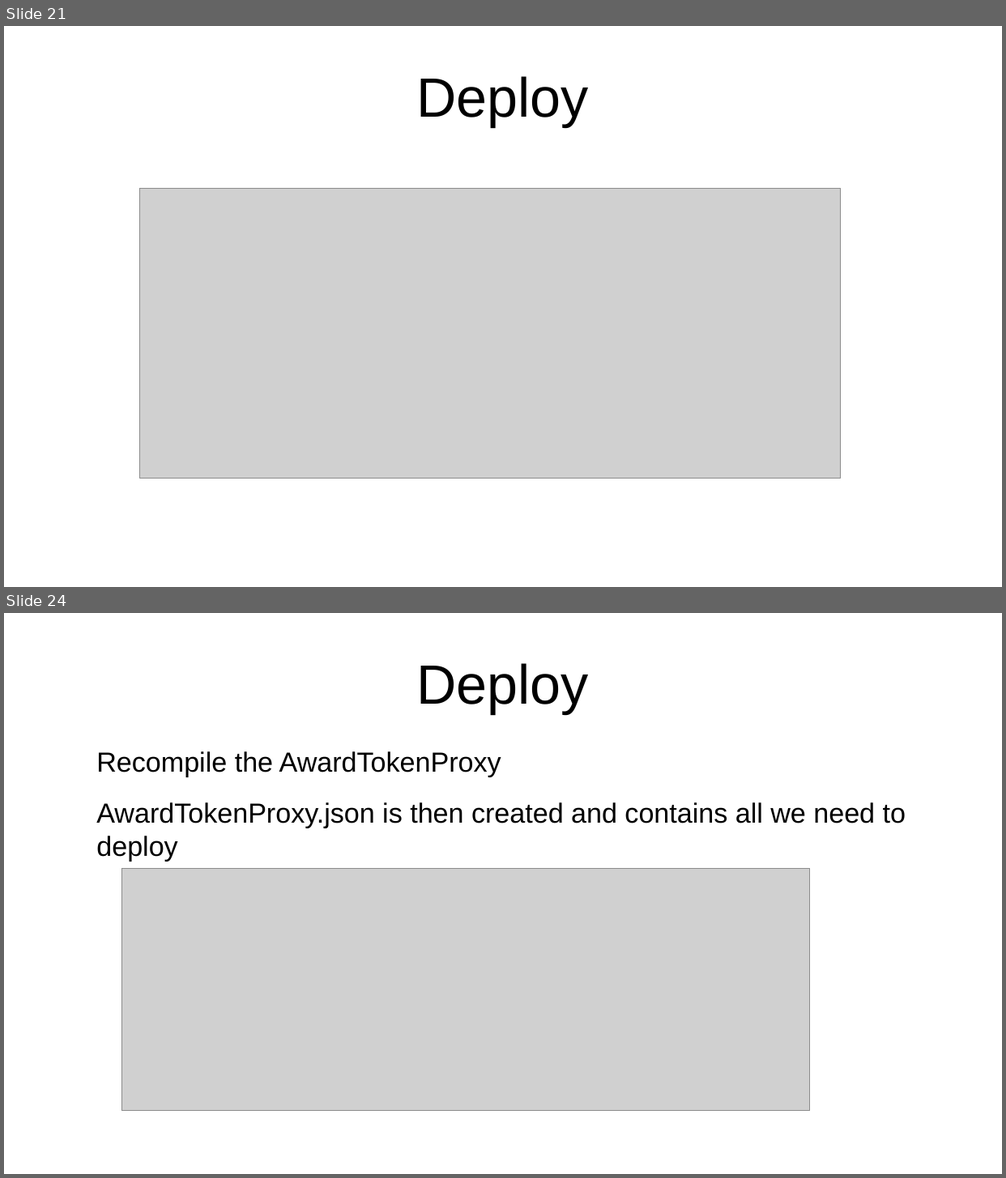
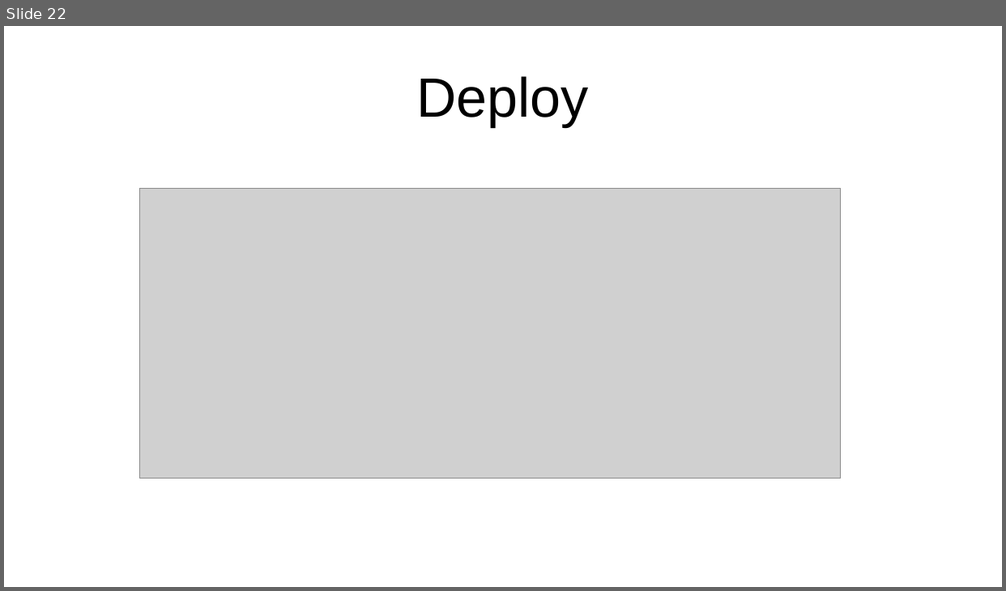
Before and after one commit to ethereum/remix-workshops, a slide deck: runningScript/proxyContract_AwardToken/ProxyContract.odp. Shown one above the other, each under a label of ours: slides 21 and 24 before the commit, slide 22 after it; the slides between them are not shown. The pictures are 1006x1178 and 1006x591 pixels, drawn with LibreOffice and Linux fonts; fonts in the diff are those of the drawing; grey boxes stand for pictures. Boxes give left, top, right and bottom in pixels: in the first picture for what was removed or moved away, otherwise in the second. Text is boxed around its words. In the diff, an @@ line names an element or a change of style, - is before the commit and + after.

```diff
--- a/runningScript/proxyContract_AwardToken/ProxyContract.odp
+++ b/runningScript/proxyContract_AwardToken/ProxyContract.odp
@@ slide 24 removed at [4,613,1002,1174], background #FFFFFF @@
@@ title removed at [417,663,589,714] @@
-Deploy
@@ text removed at [96,752,906,861] @@
-Recompile the AwardTokenProxy
-AwardTokenProxy.json is then created and contains all we need to deploy
@@ picture removed at [121,868,810,1111] @@
@@ what was slide 21 is now slide 22 @@
```
Also in this commit, not shown: 11 slides changed, 1 slide added, 4 other slides removed, 2 other files.
